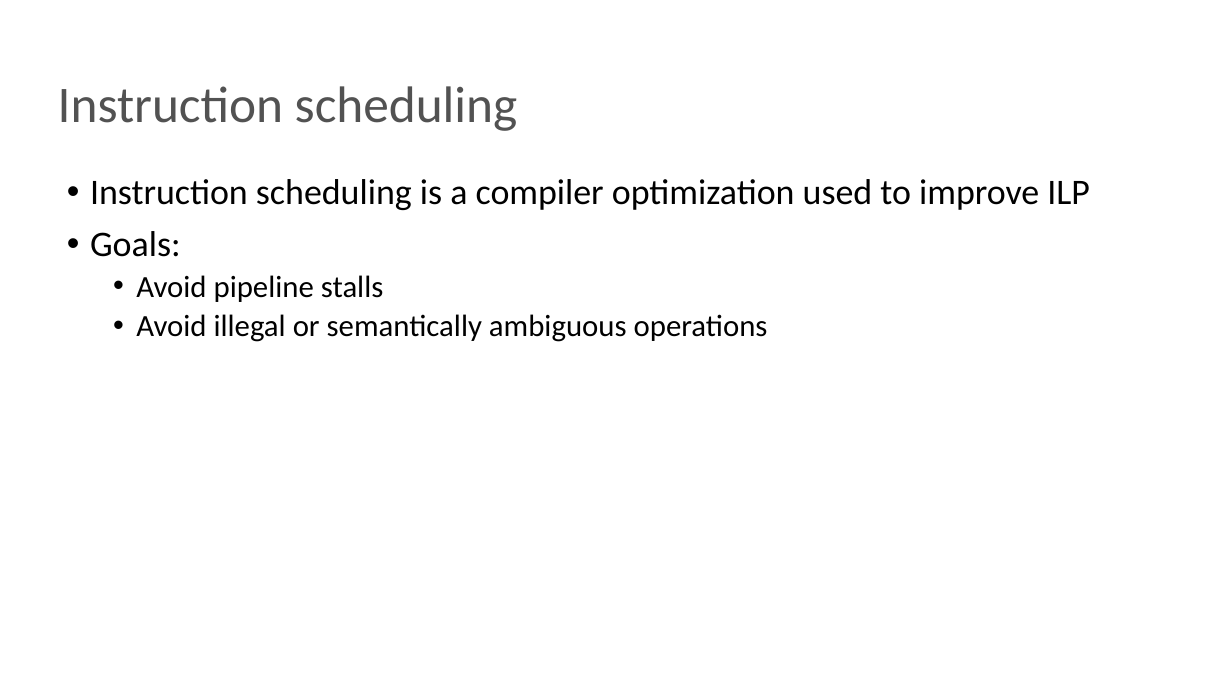
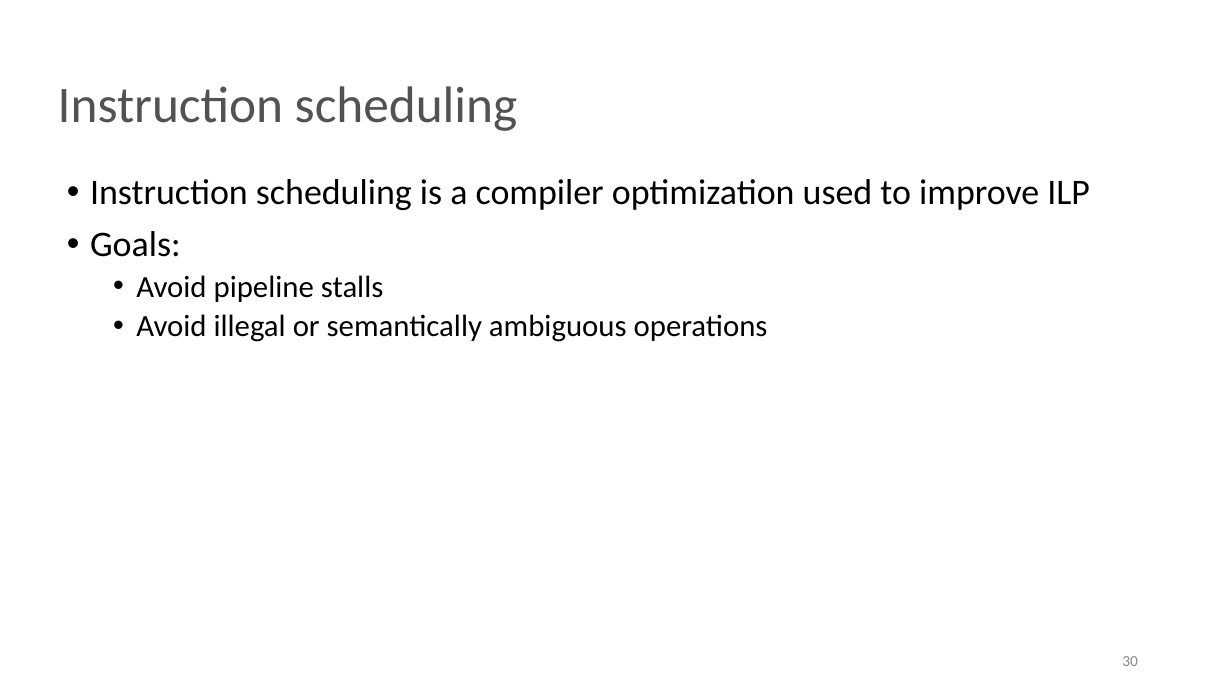
Before and after one commit to NN-complr-tech/Complr-course-lectures, a slide deck: slide 30 of 08-Backends-1.pptx (slide 23 before the commit). Drawn at 1232x693 pixels with LibreOffice and Linux fonts; fonts in the diff are those of the drawing. Boxes give left, top, right and bottom in pixels: in the first picture for what was removed or moved away, otherwise in the second. Text is boxed around its words. In the diff, an @@ line names an element or a change of style, - is before the commit and + after.

```diff
--- a/08-Backends-1.pptx
+++ b/08-Backends-1.pptx
@@ page number added at <box>1122,656,1138,666</box>, 12 pt, text #888888 @@
+30
```
Also in this commit, not shown: 28 other slides changed, 9 slides added, 1 slide removed.
